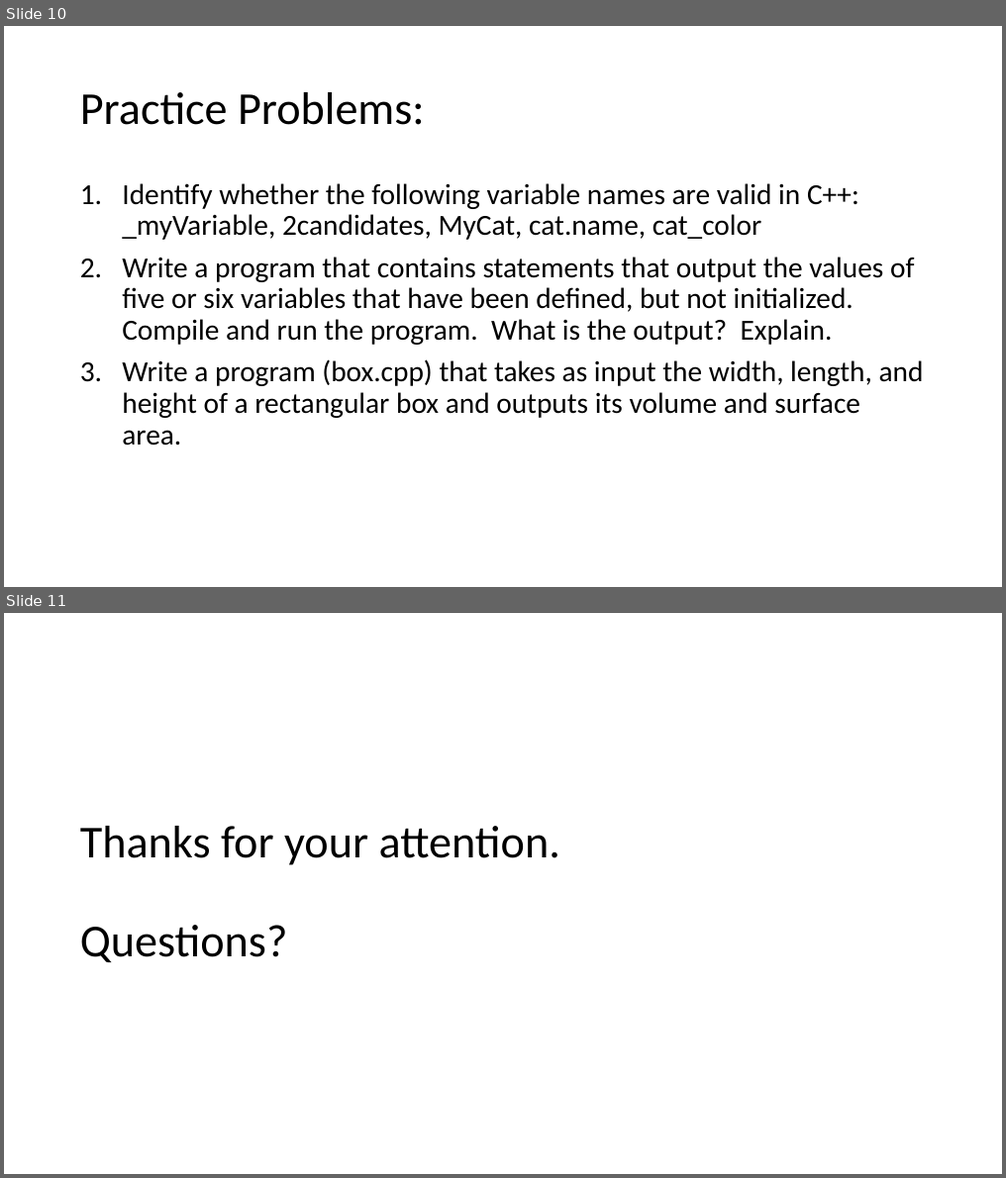
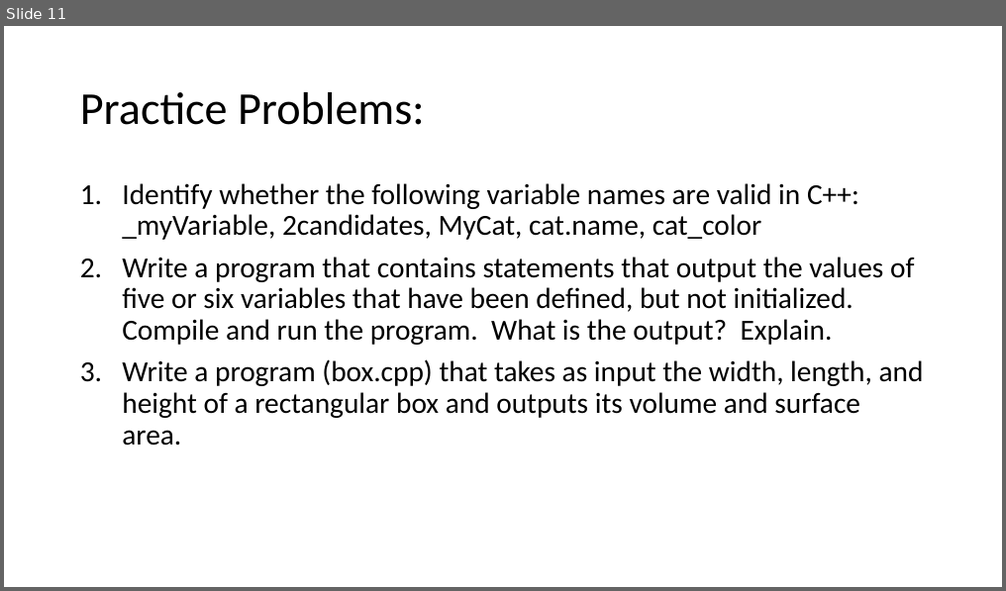
Before and after one commit to jzou1115/CS31_code, a slide deck: week1/week1_JZ.pptx. Shown one above the other, each under a label of ours: slides 10 and 11 before the commit, slide 11 after it. The pictures are 1006x1178 and 1006x591 pixels, drawn with LibreOffice and Linux fonts; fonts in the diff are those of the drawing. Boxes give left, top, right and bottom in pixels: in the first picture for what was removed or moved away, otherwise in the second. Text is boxed around its words. In the diff, an @@ line names an element or a change of style, - is before the commit and + after.

```diff
--- a/week1/week1_JZ.pptx
+++ b/week1/week1_JZ.pptx
@@ slide 11 removed at box(4, 613, 1002, 1174), background #FFFFFF @@
@@ title removed at box(80, 826, 560, 962) @@
-Thanks for your attention.
-Questions?
@@ what was slide 10 is now slide 11 @@
```
Also in this commit, not shown: 6 slides changed, 1 slide added, 11 other files.
